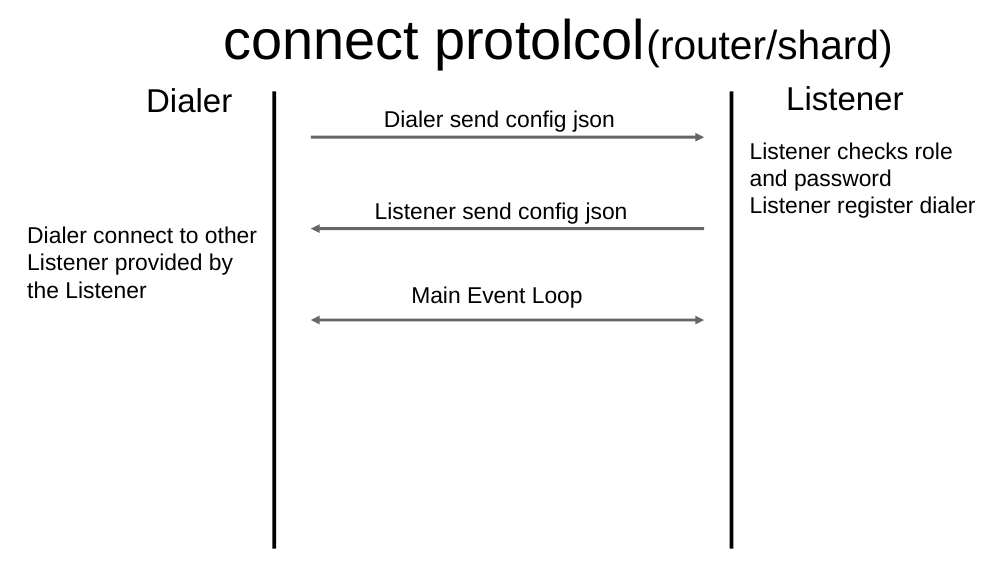
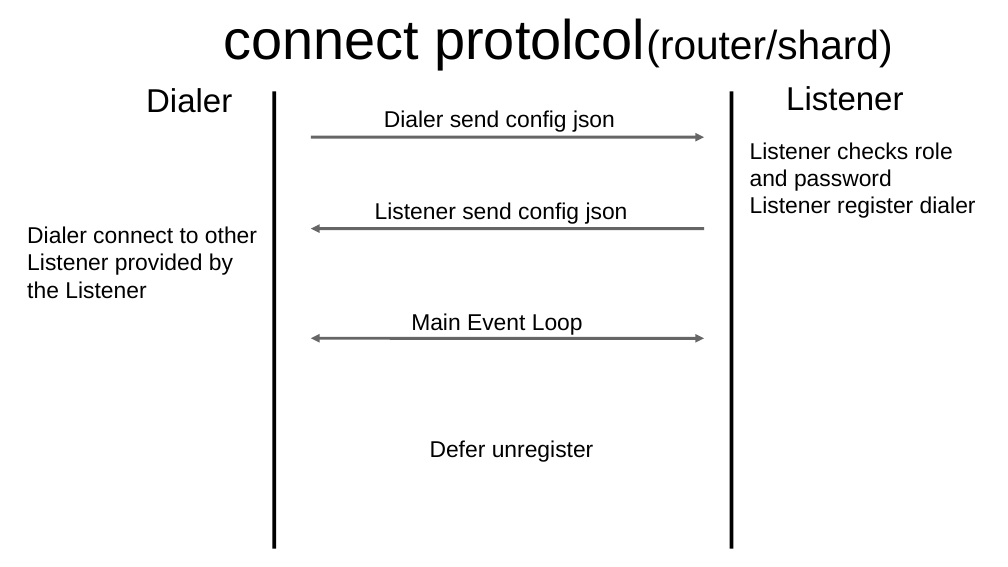
Before and after one commit to YC-Lammy/DejavuDB, a slide deck: slide 2 of doc/concept.odp. Drawn at 1008x567 pixels with LibreOffice and Linux fonts; fonts in the diff are those of the drawing. Boxes give left, top, right and bottom in pixels: in the first picture for what was removed or moved away, otherwise in the second. Text is boxed around its words. In the diff, an @@ line names an element or a change of style, - is before the commit and + after.

Commit message:
establish dynamic connection

```diff
--- a/doc/concept.odp
+++ b/doc/concept.odp
@@ text "Main Event Loop": place and size @@
-text "Main Event Loop" at <box>411,286,583,308</box>
+text "Main Event Loop" at <box>411,313,583,335</box>
@@ double arrow moved from (311, 320) - (704, 320) to (311, 338) - (704, 338) @@
@@ text added at <box>430,440,594,462</box>, 18 pt, text #000000 @@
+Defer unregister
```
Also in this commit, not shown: 1 other slide changed, 7 other files.
